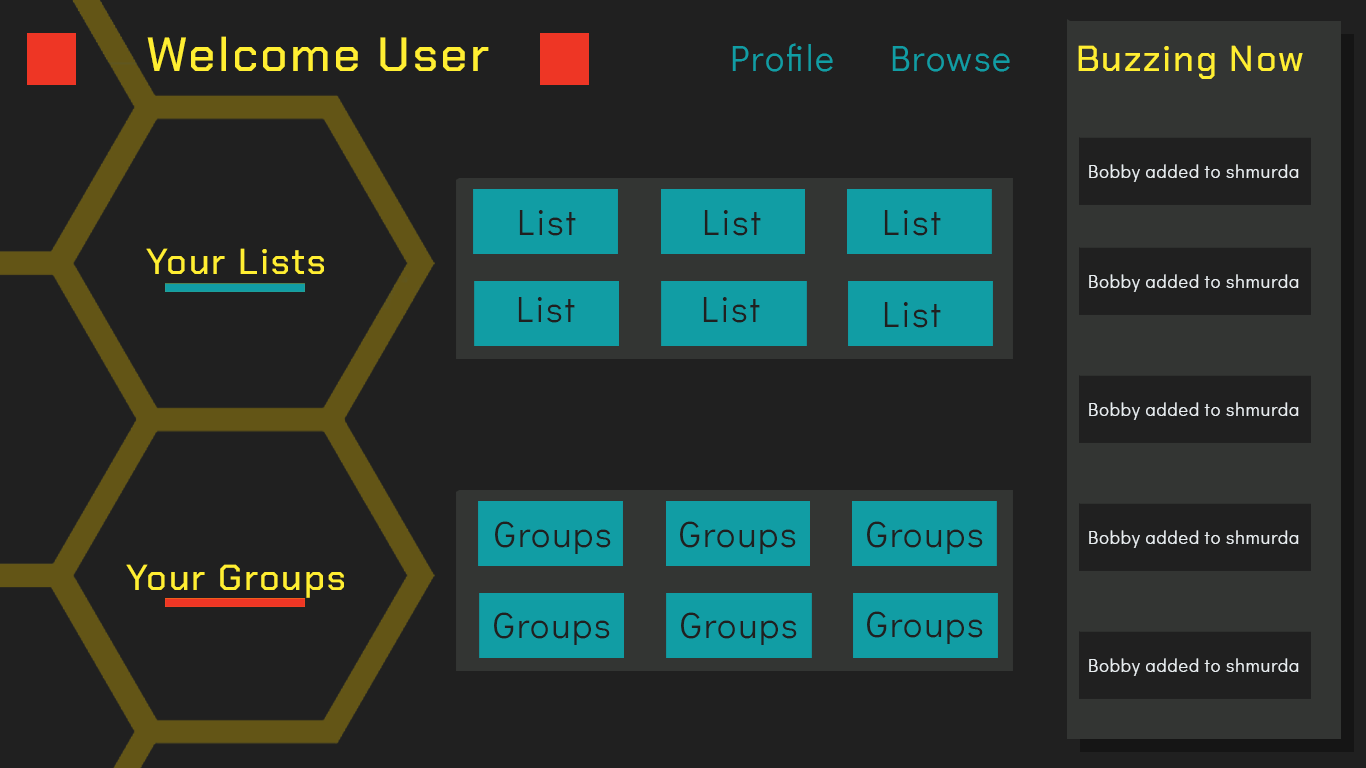
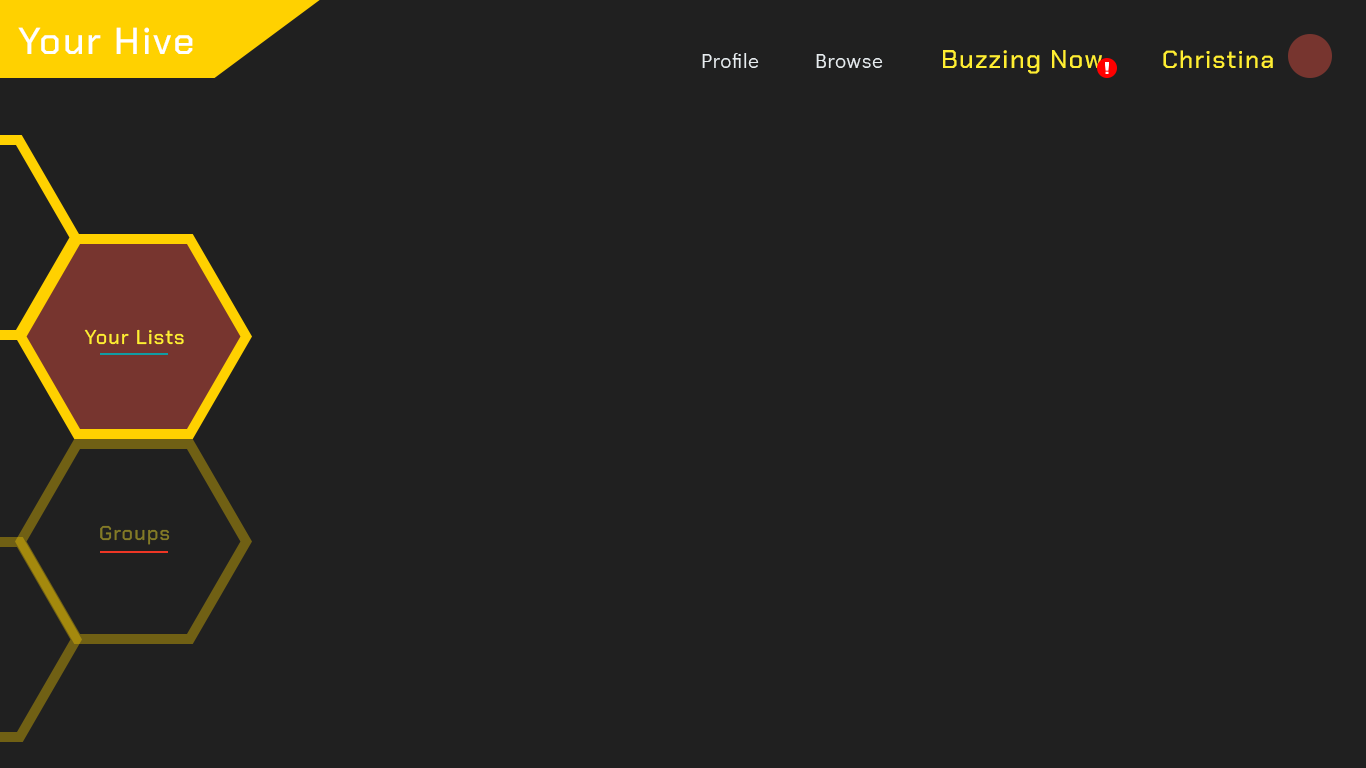
Layer changes from the first w=1366, h=768 image to the second:
renamed "Welcome User" to "Your Hive", moved it into group "Nav Stuff", painted on it over [left=18, top=27, right=489, bottom=71]
removed layer "Activity Container" from group "Dashboard" over [left=1067, top=19, right=1341, bottom=739]
added layer "Polygon 1" (1st of 5, in "Dashboard" › "Nav Stuff") in group "Nav Stuff" over [left=0, top=0, right=320, bottom=78]
removed group "Individual Buttons" (1st of 13, in "Dashboard") (13 layers) from group "Dashboard" over [left=456, top=490, right=1013, bottom=671]
removed layer "Group Cards" (1st of 2, in "Dashboard" › "Individual Buttons") from group "Individual Buttons" over [left=456, top=490, right=1013, bottom=671]
removed group "Individual Buttons 2" (13 layers) from group "Dashboard" over [left=456, top=178, right=1013, bottom=359]
removed layer "Group Cards" (2nd of 2, in "Dashboard" › "Individual Buttons 2") from group "Individual Buttons 2" over [left=456, top=178, right=1013, bottom=359]
added group "Side Tabs" with 9 layers in group "Dashboard" over [left=0, top=135, right=252, bottom=742]
moved "Your Lists" into group "Side Tabs", painted on it over [left=84, top=248, right=324, bottom=345]
removed layer "Input States 2" from group "Dashboard" over [left=165, top=283, right=305, bottom=607]
added group "Hexagons" (in "Dashboard" › "Side Tabs") with 4 layers in group "Side Tabs" over [left=0, top=135, right=252, bottom=742]
added layer "Polygon 1" (2nd of 5, in "Dashboard" › "Side Tabs" › "Hexagons") in group "Hexagons" over [left=15, top=234, right=252, bottom=439]
added layer "Polygon 1" (4th of 5, in "Dashboard" › "Side Tabs" › "Hexagons") (36%) in group "Hexagons" over [left=15, top=439, right=252, bottom=644]
removed layer "Hexagons" (in "Dashboard") (was 30%) from group "Dashboard" over [left=0, top=0, right=435, bottom=768]
…and 55 more changes (8 added, 1 opacity, 4 painted, 43 removed, 1 renamed, 4 stack)
